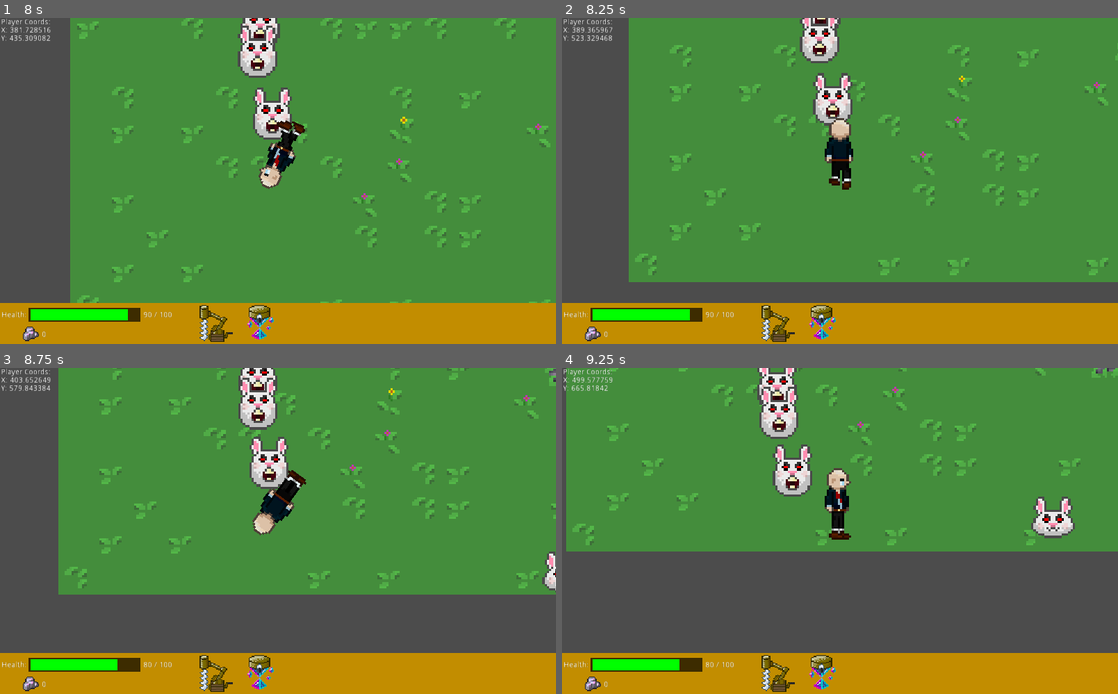
Above: before the commit, frames 1-4 (two rows, left to right).
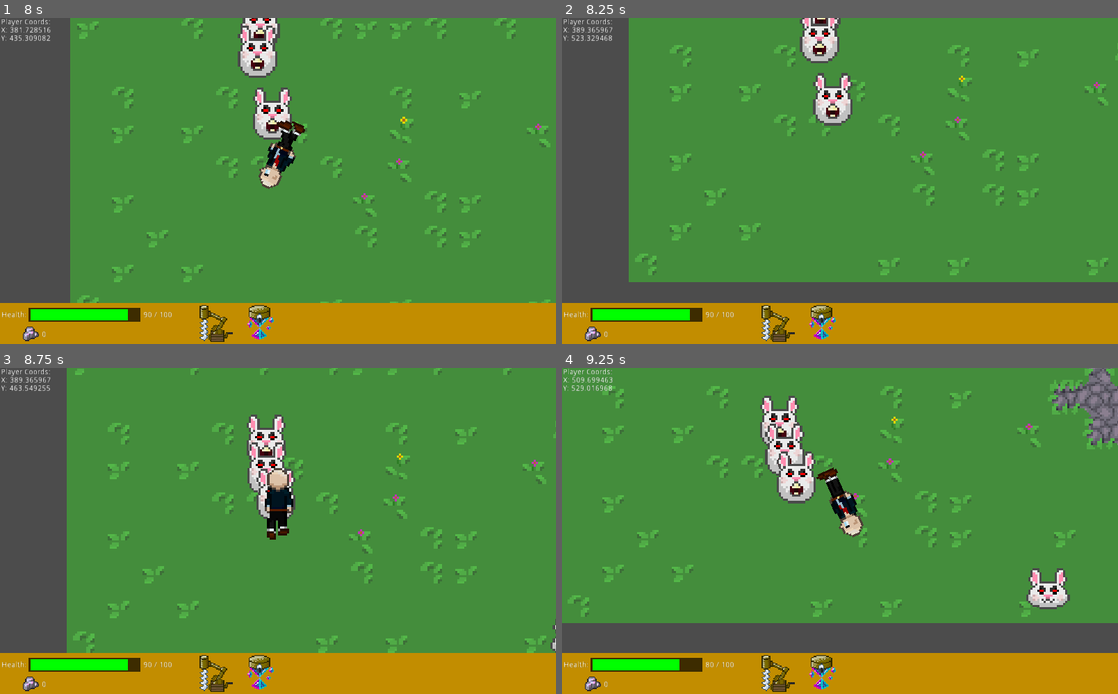
Above: after the commit, the same moments.

Repository: rakthalekk/CSC281-Project
Game: Godot game, scene res://src/Main.tscn
Two runs of this game, one before a commit and one after it. Both use one fixed random seed, a clock stepped at 60 frames per second and the inputs below. The engine's default icon, where the game draws it, is replaced by a stand-in: a white triangle on a blue panel in a dark square.
Inputs (mouse positions are in pixels of both pictures, inside the frame that each line leads up to):
- Up to frame 1 (8 s): click (216, 324) at 0.5 s; click (261, 321) at 1.25 s; tap Enter at 2 s; move the mouse to (44, 31) at 2.02 s; hold D (right) 2.03-2.78 s; hold E (create_drill) 2.03-2.78 s; move the mouse to (166, 197) at 2.77 s; hold S (down) 2.78-3.53 s; click (166, 197) at 2.85 s; tap E (create_drill) at 3.05, 4.35, 5.3, 5.85, 7.55 s; move the mouse to (333, 109) at 3.52 s; hold D (right) 3.53-4.28 s; hold E (create_drill) 3.53-4.28 s; move the mouse to (250, 246) at 4.27 s; hold W (up) 4.28-5.03 s; move the mouse to (444, 229) at 5.02 s; press the mouse at (444, 229) at 5.03 s; hold A (left) 5.03-6.53 s; move the mouse to (111, 132) at 5.77 s; release the mouse at (111, 132) at 5.78 s; move the mouse to (305, 181) at 6.52 s; hold S (down) 6.53-7.28 s; hold E (create_drill) 6.53-7.28 s; move the mouse to (194, 99) at 7.27 s; hold D (right) from 7.28 s (still down); click (194, 99) at 7.35 s
- Up to frame 2 (8.25 s): move the mouse to (962, 164) at 8.02 s; release D (right) at 8.03 s; hold W (up) from 8.03 s (still down); hold E (create_drill) from 8.03 s (still down)
- Up to frame 3 (8.75 s): keep holding W (up); keep holding E (create_drill)
- Up to frame 4 (9.25 s): move the mouse to (728, 547) at 8.77 s; release W (up) at 8.78 s; release E (create_drill) at 8.78 s; hold D (right) from 8.78 s (still down); tap E (create_drill) at 8.85 s

Frame 1 is identical in both runs. In frame 2, 0.8% of the frame differs, in the area x 47-53%, y 30-53%; in frame 3, 25%; in frame 4, 32%, in the area x 0-100%, y 0-79%.

Commit message:
added invincibility frames after player is hit

Diff:
--- a/281-Project/project.godot
+++ b/281-Project/project.godot
@@ -102,6 +102,7 @@
 2d_physics/layer_3="PlayerStructures"
 2d_physics/layer_4="Items"
 2d_physics/layer_5="Map Structures"
+2d_physics/layer_9="PlayerHurtbox"
 
 [physics]
 
--- a/281-Project/src/Enemy.tscn
+++ b/281-Project/src/Enemy.tscn
@@ -81,6 +81,7 @@
 
 [node name="Hitbox" type="Area2D" parent="."]
 collision_layer = 0
+collision_mask = 256
 
 [node name="CollisionShape2D" type="CollisionShape2D" parent="Hitbox"]
 position = Vector2( 0, 24 )
--- a/281-Project/src/Main.gd
+++ b/281-Project/src/Main.gd
@@ -46,7 +46,7 @@
 
 
 func create_drill(pos: Vector2):
-	if $TileMap.get_cellv($TileMap.world_to_map(pos)) == 1:
+	if $TileMap.get_cellv($TileMap.world_to_map(pos)) == $TileMap.stoneTileID:
 		# Can't place another structure within 100 pixels of any existing ones
 		for s in structures:
 			if pos.distance_to(s.position) <= 100:
--- a/281-Project/src/Player.gd
+++ b/281-Project/src/Player.gd
@@ -18,6 +18,8 @@
 
 onready var gun_tip = $GunTip
 onready var anim_player = $AnimationPlayer
+onready var eff_anim_player = $EffectsAnimationPlayer
+onready var invincibility_timer = $InvincibilityTimer
 
 
 var direction := Vector2.ZERO
@@ -121,14 +123,18 @@
 
 # Damages the player and knocks them back in the given direction
 func damage(dmg, dir):
-	knockback = true
-	if attacking:
-		attacking = false
-		end_attack_animation()
-	anim_player.play("damaged")
-	direction = dir
-	health -= dmg
-	emit_signal("player_stats_changed", self)
+	if invincibility_timer.is_stopped():
+		eff_anim_player.play("invulnerable")
+		set_collision_layer_bit(8, false)
+		invincibility_timer.start()
+		knockback = true
+		if attacking:
+			attacking = false
+			end_attack_animation()
+		anim_player.play("damaged")
+		direction = dir
+		health -= dmg
+		emit_signal("player_stats_changed", self)
 
 
 func end_attack_animation():
@@ -149,3 +155,8 @@
 func _on_AttackHitbox_body_entered(body):
 	var dir = (body.position - position).normalized()
 	body.damage(dmg, dir)
+
+
+func _on_InvincibilityTimer_timeout():
+	eff_anim_player.play("RESET")
+	set_collision_layer_bit(8, true)
--- a/281-Project/src/Player.tscn
+++ b/281-Project/src/Player.tscn
@@ -67,6 +67,18 @@
 "transitions": PoolRealArray( 1 ),
 "update": 0,
 "values": [ Vector2( 0, -5 ) ]
+}
+tracks/5/type = "value"
+tracks/5/path = NodePath("Sprite:visible")
+tracks/5/interp = 1
+tracks/5/loop_wrap = true
+tracks/5/imported = false
+tracks/5/enabled = true
+tracks/5/keys = {
+"times": PoolRealArray( 0 ),
+"transitions": PoolRealArray( 1 ),
+"update": 0,
+"values": [ true ]
 }
 
 [sub_resource type="Animation" id=4]
@@ -451,10 +463,43 @@
 "values": [ 9, 8, 11, 10 ]
 }
 
+[sub_resource type="Animation" id=14]
+length = 0.001
+tracks/0/type = "value"
+tracks/0/path = NodePath("Sprite:visible")
+tracks/0/interp = 1
+tracks/0/loop_wrap = true
+tracks/0/imported = false
+tracks/0/enabled = true
+tracks/0/keys = {
+"times": PoolRealArray( 0 ),
+"transitions": PoolRealArray( 1 ),
+"update": 0,
+"values": [ true ]
+}
+
+[sub_resource type="Animation" id=15]
+resource_name = "invulnerable"
+length = 0.2
+loop = true
+tracks/0/type = "value"
+tracks/0/path = NodePath("Sprite:visible")
+tracks/0/interp = 1
+tracks/0/loop_wrap = true
+tracks/0/imported = false
+tracks/0/enabled = true
+tracks/0/keys = {
+"times": PoolRealArray( 0, 0.1, 0.2 ),
+"transitions": PoolRealArray( 1, 1, 1 ),
+"update": 1,
+"values": [ true, false, true ]
+}
+
 [sub_resource type="RectangleShape2D" id=2]
 extents = Vector2( 51.5, 32 )
 
 [node name="Player" type="KinematicBody2D"]
+collision_layer = 257
 collision_mask = 31
 script = ExtResource( 1 )
 
@@ -487,6 +532,10 @@
 anims/walk_right = SubResource( 9 )
 anims/walk_up = SubResource( 10 )
 
+[node name="EffectsAnimationPlayer" type="AnimationPlayer" parent="."]
+anims/RESET = SubResource( 14 )
+anims/invulnerable = SubResource( 15 )
+
 [node name="AttackHitbox" type="Area2D" parent="."]
 collision_layer = 0
 collision_mask = 2
@@ -504,4 +553,9 @@
 margin_bottom = 27.0
 color = Color( 1, 0, 0, 0.454902 )
 
+[node name="InvincibilityTimer" type="Timer" parent="."]
+wait_time = 1.3
+one_shot = true
+
 [connection signal="body_entered" from="AttackHitbox" to="." method="_on_AttackHitbox_body_entered"]
+[connection signal="timeout" from="InvincibilityTimer" to="." method="_on_InvincibilityTimer_timeout"]
Not shown: 1 places in 281-Project/src/Player.tscn that only renumber resources
